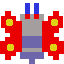
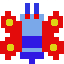
Layer changes from the first 64x64 image to the second:
painted on "wing copy #1" over (0, 11, 22, 60)
painted on "wing" over (42, 11, 64, 60)
painted on "body" over (20, 14, 44, 64)
